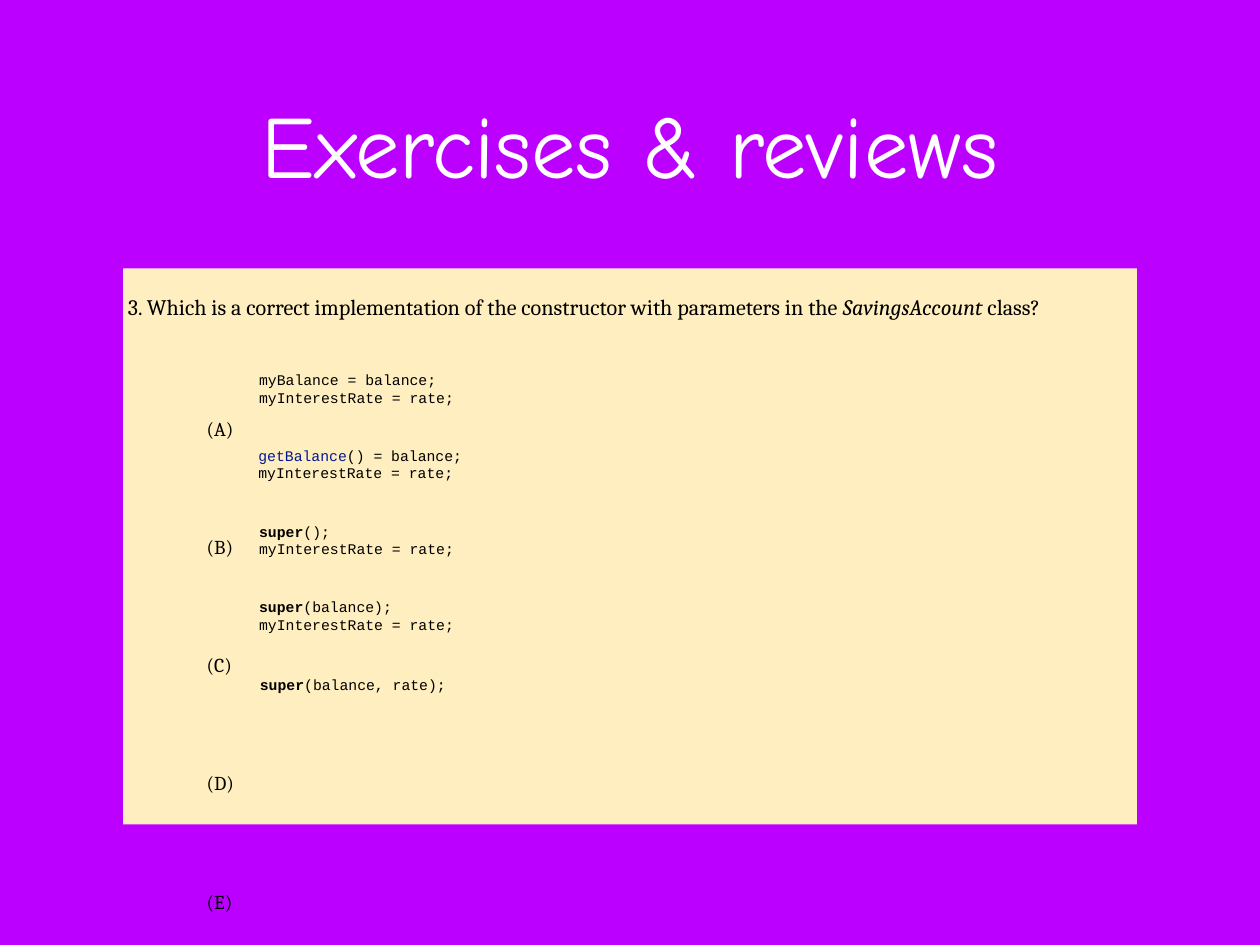
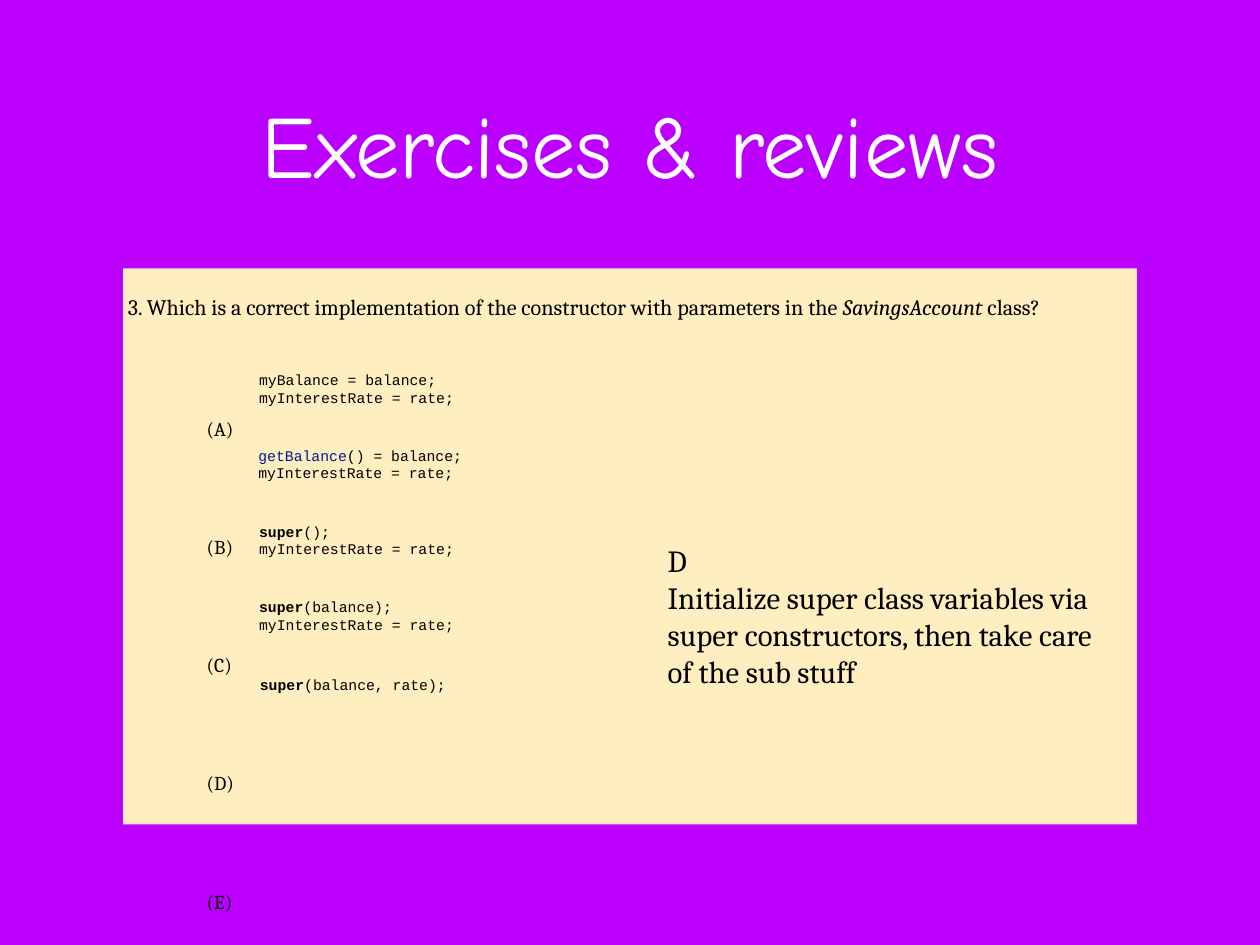
Before and after one commit to difficultcho/AP-A-2018.01.27--, a slide deck: slide 173 of AP计算机A-2018.01.27-张淼.pptx (slide 172 before the commit). Drawn at 1260x945 pixels with LibreOffice and Linux fonts; fonts in the diff are those of the drawing; background and template pictures are left out. Boxes give left, top, right and bottom in pixels: in the first picture for what was removed or moved away, otherwise in the second. Text is boxed around its words. In the diff, an @@ line names an element or a change of style, - is before the commit and + after.

```diff
--- a/AP计算机A-2018.01.27-张淼.pptx
+++ b/AP计算机A-2018.01.27-张淼.pptx
@@ text added at [668,551,1092,684], 25 pt, text #000000 @@
+D
+Initialize super class variables via
+super constructors, then take care
+of the sub stuff
```
Also in this commit, not shown: 42 other slides changed, 1 slide added.
